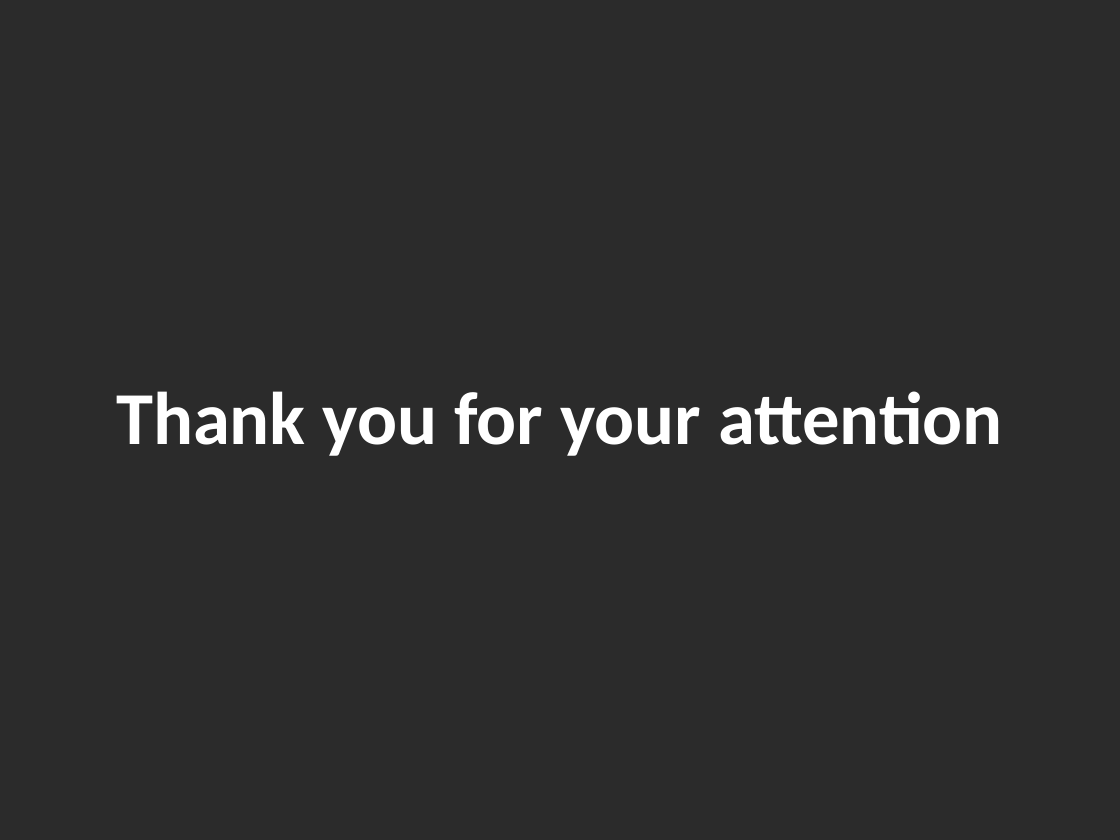
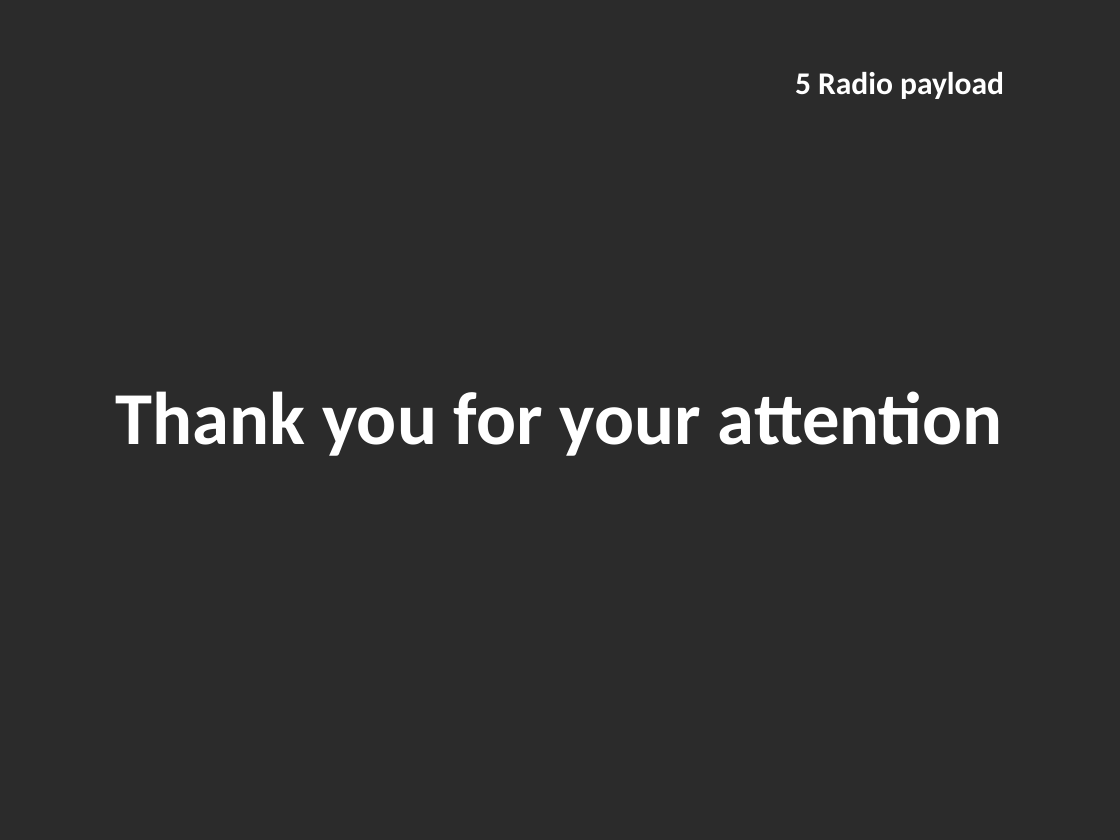
Before and after one commit to JakubSmid/cubesat-radio, a slide deck: slide 8 of presentation.pptx. Drawn at 1120x840 pixels with LibreOffice and Linux fonts; fonts in the diff are those of the drawing; background and template pictures are left out; a plain dark background stands for a picture behind light text. Boxes give left, top, right and bottom in pixels: in the first picture for what was removed or moved away, otherwise in the second. Text is boxed around its words. In the diff, an @@ line names an element or a change of style, - is before the commit and + after.

```diff
--- a/presentation.pptx
+++ b/presentation.pptx
@@ text added at (x1=795, y1=72, x2=1004, y2=99), 20.3 pt, text #FFFFFF, bold @@
+5 Radio payload
```
Also in this commit, not shown: 7 other slides changed.
